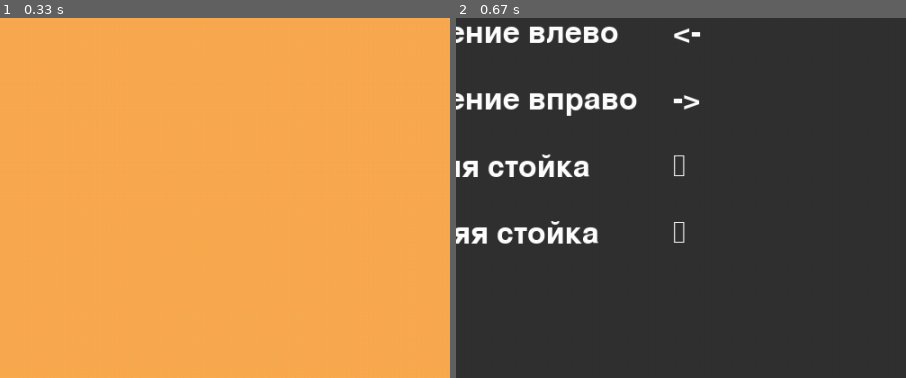
Above: before the commit, frames 1-2 (left to right).
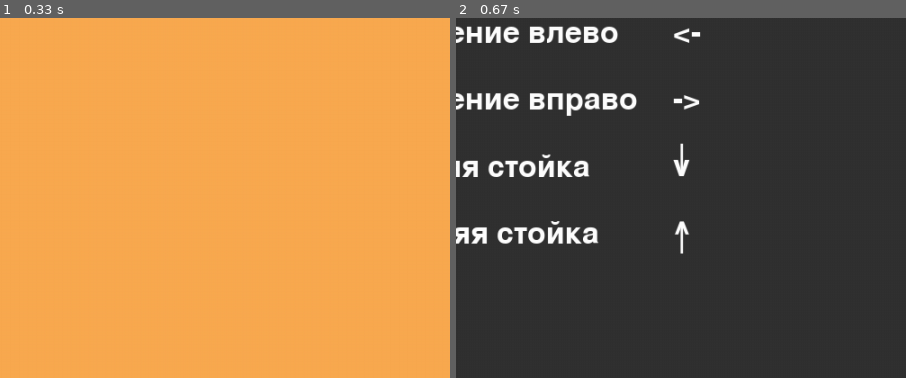
Above: after the commit, the same moments.

Repository: P0r0r0r0/ProjectPygame2
Game: pygame game, started from MainWindow.py
The game is run twice, just before and just after one commit, with the same random seed, the same clock (stepped at 60 frames per second) and the same inputs.
Inputs (mouse positions are % of the whole screen's width and height, from its top left):
- Up to frame 1 (0.33 s): no input
- Up to frame 2 (0.67 s): click (23, 25) at 0.38 s
The pictures show only the part of the screen within x 46-96%, y 42-92%; the shares and areas given below are measured in that part.

Frame 1 is identical in both runs. In frame 2, 0.3% of the frame differs, in the area x 48-52%, y 34-66%.

Commit message:
right instruction

Diff:
--- a/Instructions.py
+++ b/Instructions.py
@@ -27,8 +27,8 @@
                         "",
                         "<-",
                         "->",
-                        "↓",
-                        "↑"]
+                        "v",
+                        "^"]
         font = pygame.font.Font(None, 50)
         text_coord = 70
         for line in left_column:
@@ -59,3 +59,15 @@
             intro_rect.x = 700
             text_coord += intro_rect.height
             self.screen.blit(string_rendered, intro_rect)
+
+        string_rendered = font.render("|", 1, pygame.Color('white'))
+        intro_rect = string_rendered.get_rect()
+        intro_rect.top = 470
+        intro_rect.x = 705
+        self.screen.blit(string_rendered, intro_rect)
+
+        string_rendered = font.render("|", 1, pygame.Color('white'))
+        intro_rect = string_rendered.get_rect()
+        intro_rect.top = 560
+        intro_rect.x = 705
+        self.screen.blit(string_rendered, intro_rect)
